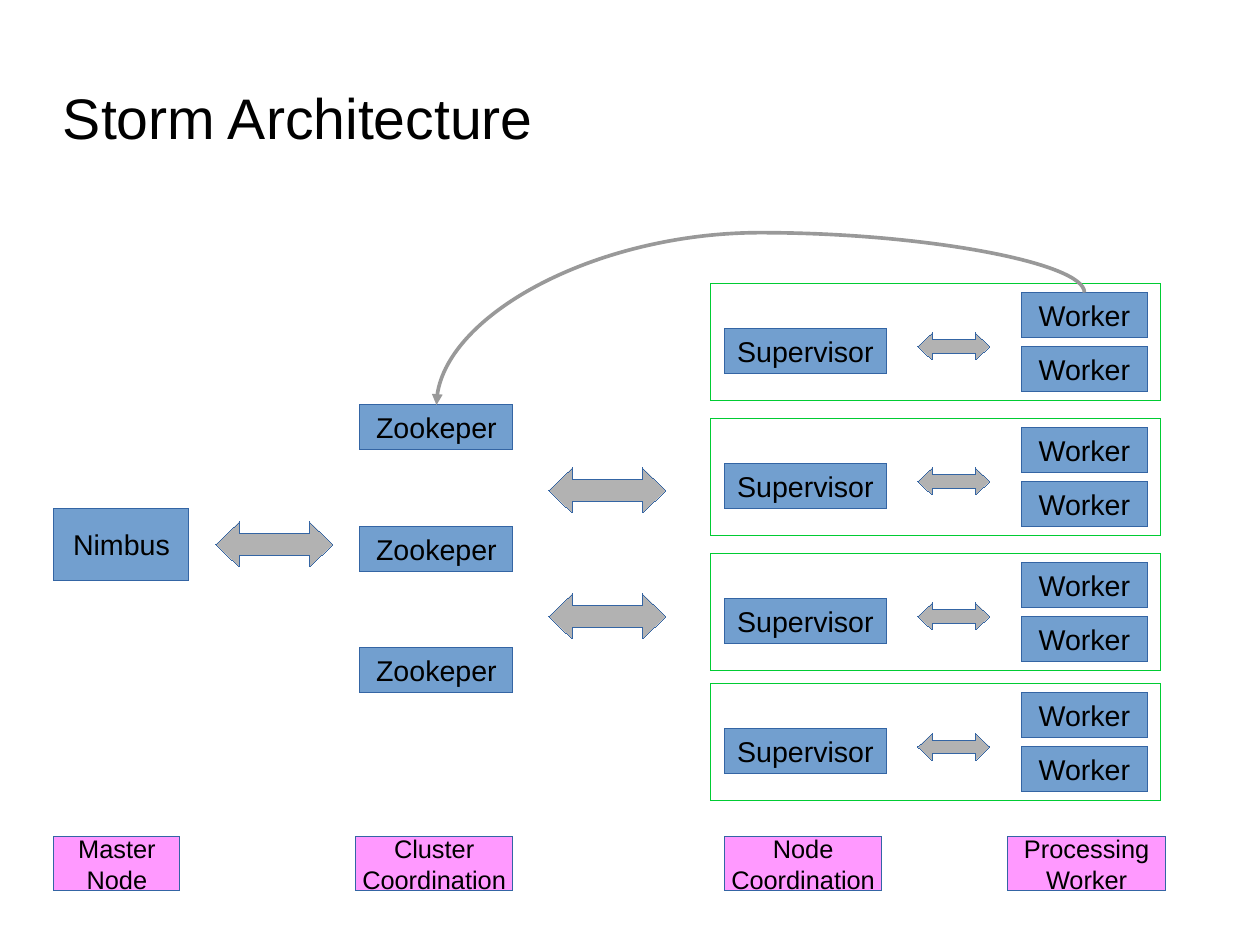
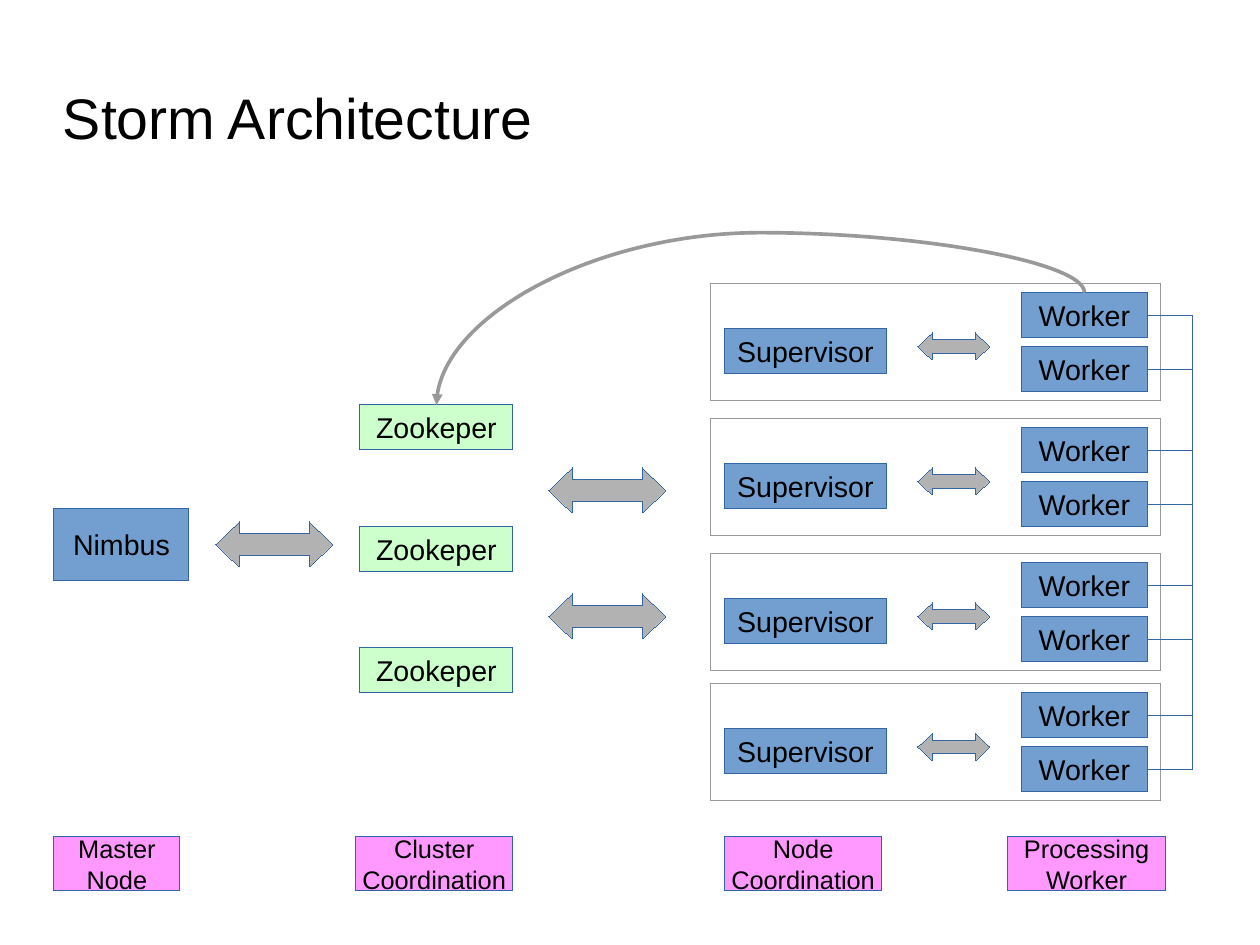
Before and after one commit to qiozas/Documents, a slide deck: slide 24 of fosscomm-2016/Big Data Streaming - FOSSCOMM 2016.odp. Drawn at 1260x945 pixels with LibreOffice and Linux fonts; fonts in the diff are those of the drawing; background and template pictures are left out. Boxes give left, top, right and bottom in pixels: in the first picture for what was removed or moved away, otherwise in the second. Text is boxed around its words. In the diff, an @@ line names an element or a change of style, - is before the commit and + after.

```diff
--- a/fosscomm-2016/Big Data Streaming - FOSSCOMM 2016.odp
+++ b/fosscomm-2016/Big Data Streaming - FOSSCOMM 2016.odp
@@ elbow line added from (1148, 316) to (1148, 769), #3465A4 0 pt @@
@@ elbow line added from (1148, 369) to (1148, 716), #3465A4 0 pt @@
@@ elbow line added from (1148, 450) to (1148, 639), #3465A4 0 pt @@
@@ elbow line added from (1148, 504) to (1148, 585), #3465A4 0 pt @@
@@ fill #729FCF to #CCFFCC in 3 elements at <box>360,405,513,449</box>, <box>360,527,513,572</box>, <box>360,648,513,693</box> @@
@@ outline #00CC33 0 pt to #999999 0 pt in 4 elements at <box>711,284,1162,400</box>, <box>711,418,1162,535</box>, <box>711,553,1162,670</box>, <box>711,684,1162,800</box> @@
```
Also in this commit, not shown: 8 other slides changed, 1 other file.
